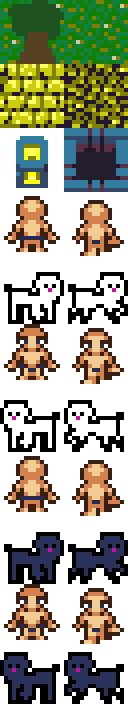
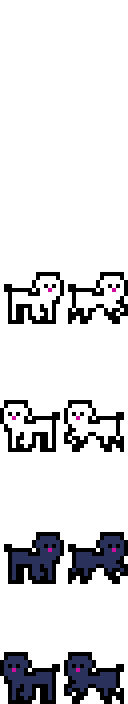
Layers edited between the first and the second w=128, h=704 image:
painted on "all.png" over [0, 0, 128, 644]
